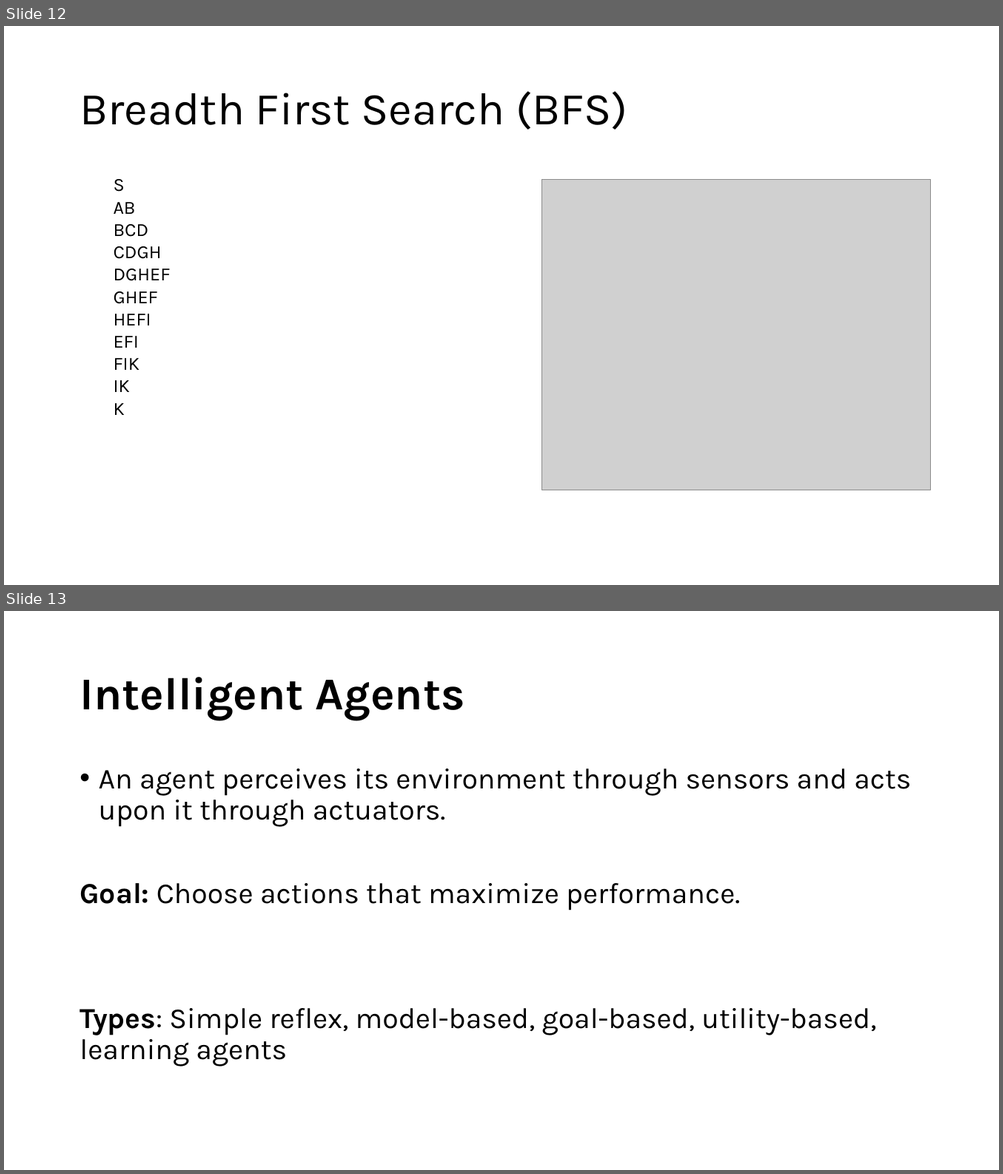
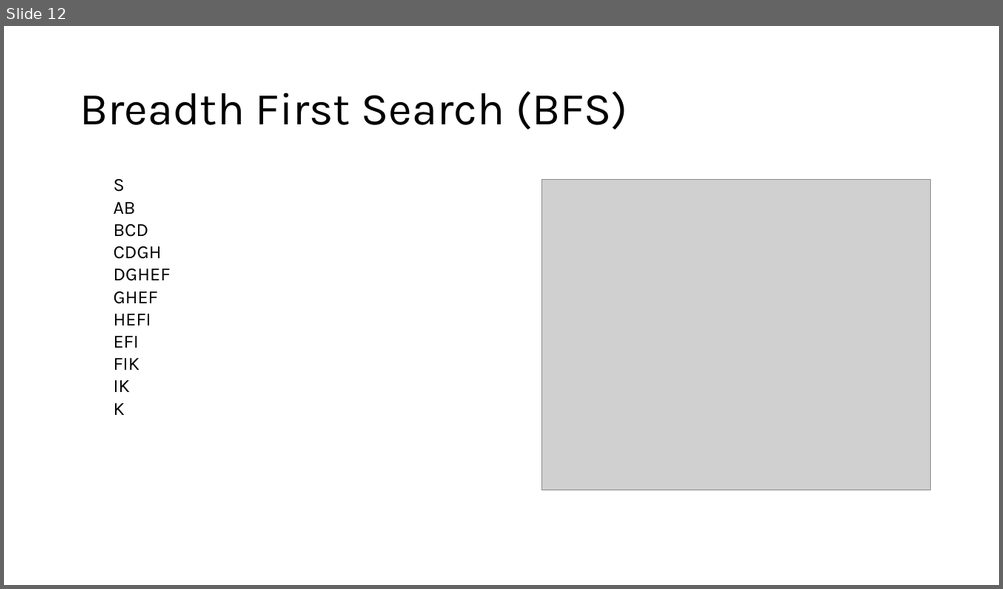
Before and after one commit to sdryasir/AI-Books, a slide deck: #1 Introduction to Artificial Intelligence (AI).pptx. Shown one above the other, each under a label of ours: slides 12 and 13 before the commit, slide 12 after it. The pictures are 1003x1174 and 1003x589 pixels, drawn with LibreOffice and Linux fonts; fonts in the diff are those of the drawing; grey boxes stand for pictures. Boxes give left, top, right and bottom in pixels: in the first picture for what was removed or moved away, otherwise in the second. Text is boxed around its words. In the diff, an @@ line names an element or a change of style, - is before the commit and + after.

```diff
--- a/#1 Introduction to Artificial Intelligence (AI).pptx
+++ b/#1 Introduction to Artificial Intelligence (AI).pptx
@@ slide 13 removed at box(4, 611, 999, 1170), background #FFFFFF @@
@@ title removed at box(79, 677, 465, 721) @@
-Intelligent Agents
@@ text removed at box(79, 769, 910, 1067) @@
-• An agent perceives its environment through sensors and acts upon it through actuators.
-Goal: Choose actions that maximize performance.
-Types: Simple reflex, model-based, goal-based, utility-based, learning agents
```
Also in this commit, not shown: 13 slides added, 1 other file.
